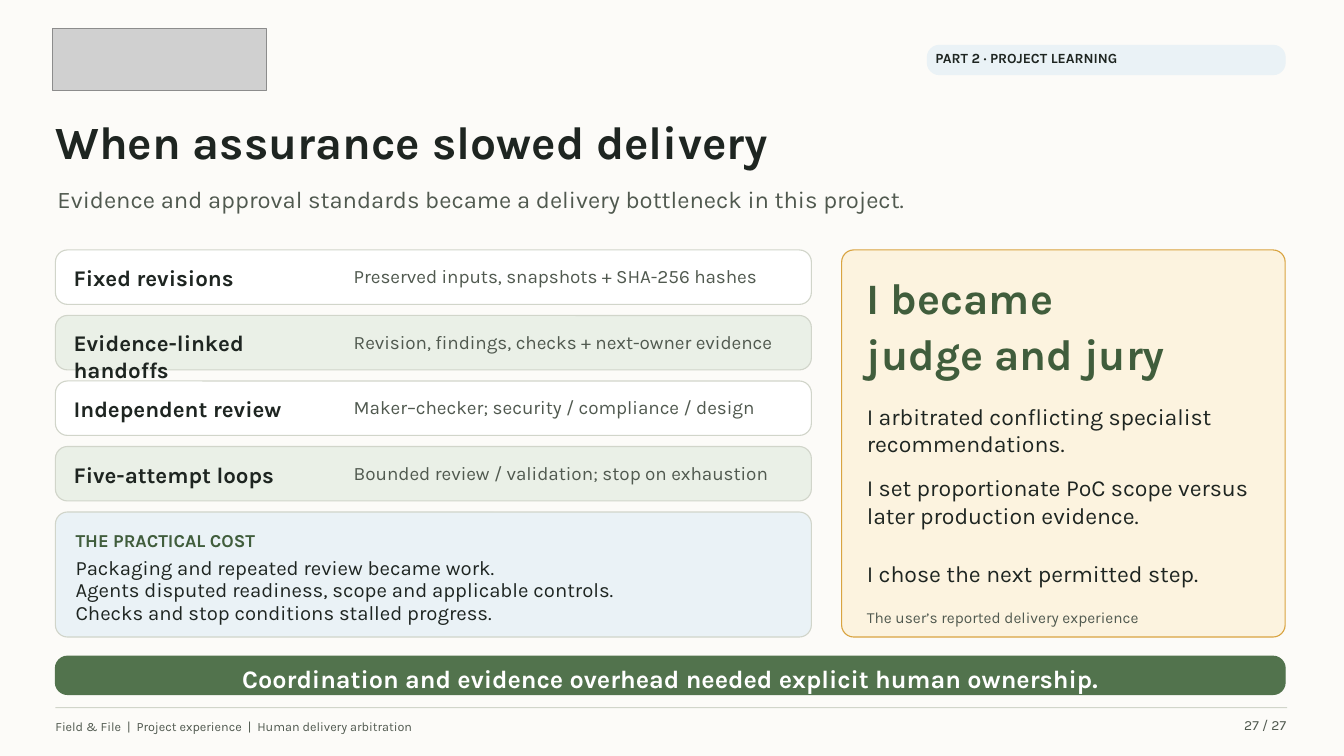
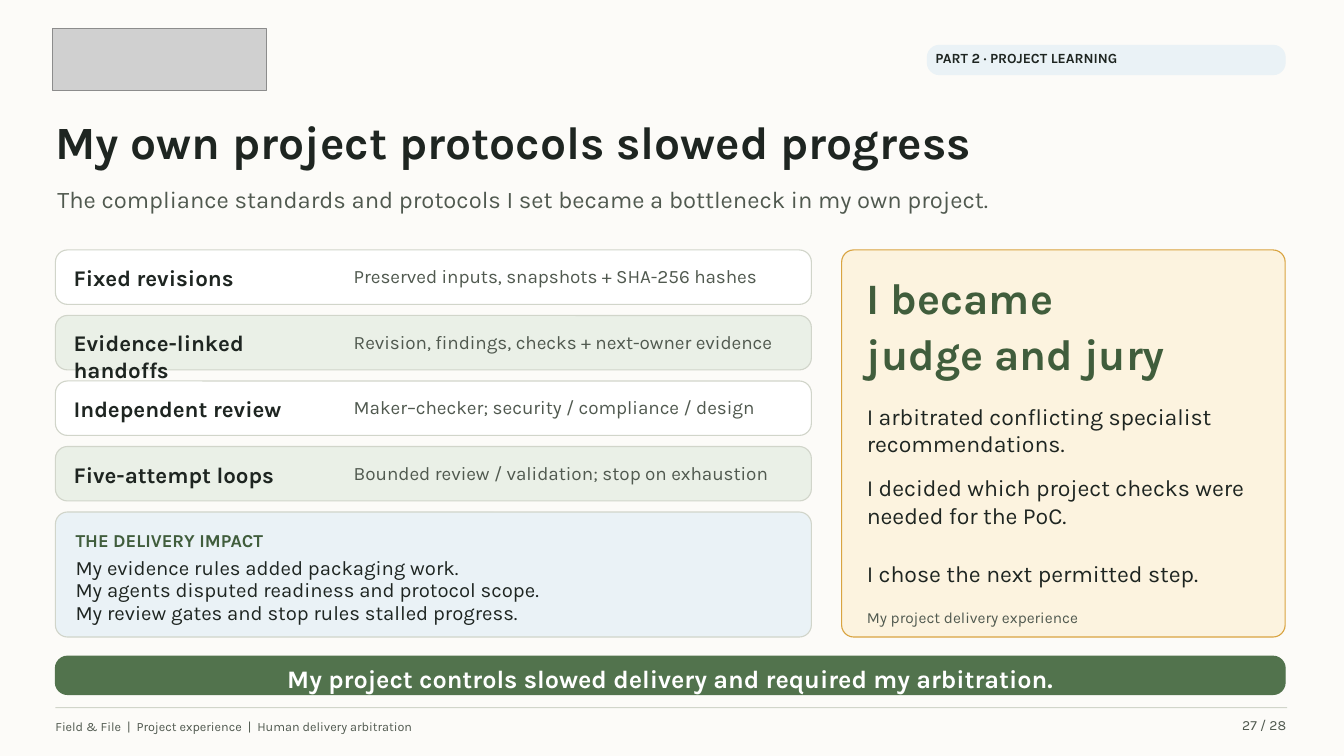
Before and after one commit to verboompj/ama, a slide deck: slide 27 of presentations/field-and-file/ministry-of-agriculture-v4.pptx. Drawn at 1344x756 pixels with LibreOffice and Linux fonts; fonts in the diff are those of the drawing; grey boxes stand for pictures. Boxes give left, top, right and bottom in pixels: in the first picture for what was removed or moved away, otherwise in the second. Text is boxed around its words. In the diff, an @@ line names an element or a change of style, - is before the commit and + after.

```diff
--- a/presentations/field-and-file/ministry-of-agriculture-v4.pptx
+++ b/presentations/field-and-file/ministry-of-agriculture-v4.pptx
@@ text at [55, 126, 972, 169]: text changed @@
-When assurance slowed delivery
+My own project protocols slowed progress
@@ text at [57, 191, 988, 214]: text changed @@
-Evidence and approval standards became a delivery bottleneck in this project.
+The compliance standards and protocols I set became a bottleneck in my own project.
@@ text at [867, 480, 1244, 525]: text changed @@
-I set proportionate PoC scope versus later production evidence.
+I decided which project checks were needed for the PoC.
@@ text at [76, 535, 263, 547]: text changed @@
-THE PRACTICAL COST
+THE DELIVERY IMPACT
@@ text at [76, 561, 458, 580]: text changed @@
-Packaging and repeated review became work.
+My evidence rules added packaging work.
@@ text at [76, 579, 539, 602]: text changed @@
-Agents disputed readiness, scope and applicable controls.
+My agents disputed readiness and protocol scope.
@@ text at [76, 601, 518, 625]: text changed @@
-Checks and stop conditions stalled progress.
+My review gates and stop rules stalled progress.
@@ text at [867, 612, 1078, 627]: text changed @@
-The user’s reported delivery experience
+My project delivery experience
@@ text at [287, 670, 1052, 694]: text changed @@
-Coordination and evidence overhead needed explicit human ownership.
+My project controls slowed delivery and required my arbitration.
@@ text at [1242, 721, 1286, 730]: text changed @@
-27 / 27
+27 / 28
```
Also in this commit, not shown: 26 other slides changed, 1 slide added, 1 other file.
